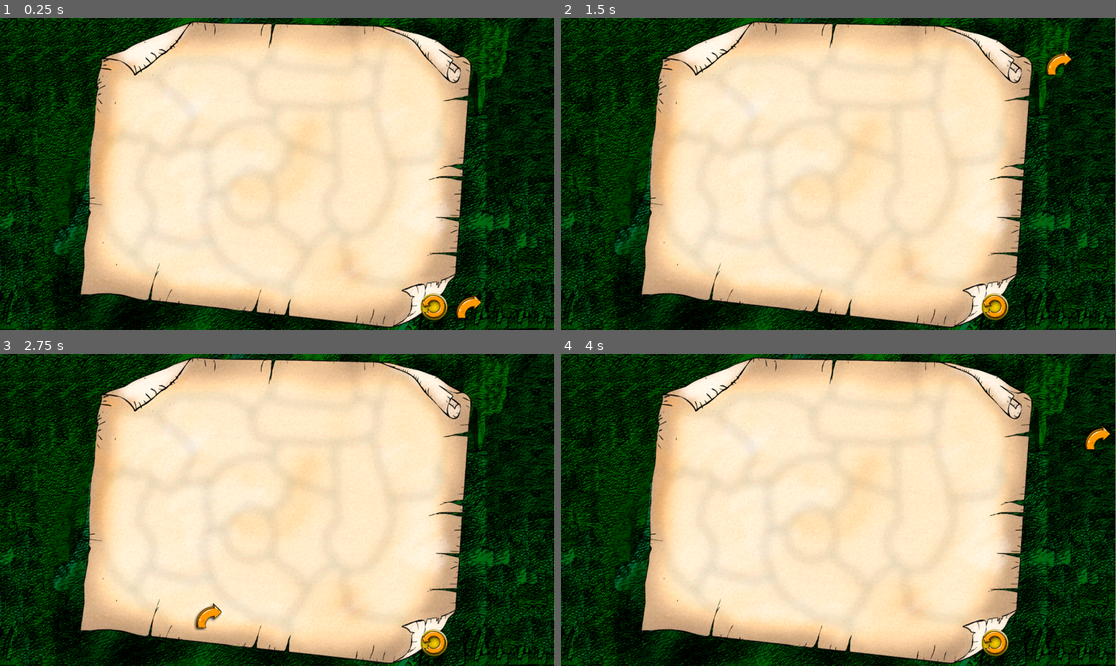
Above: before the commit, frames 1-4 (two rows, left to right).
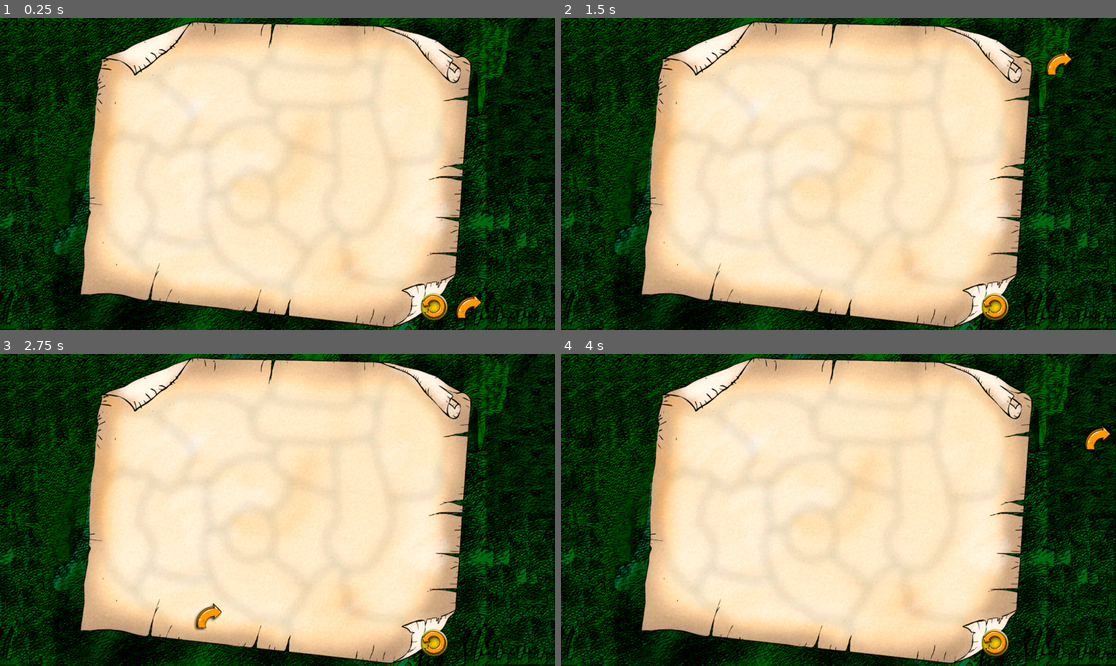
Above: after the commit, the same moments.

Repository: vexwith/WypalanieMapy
Game: Godot game, scene res://game_manager.tscn
The game is run twice, just before and just after one commit, with the same random seed, the same clock (stepped at 60 frames per second) and the same inputs.
Inputs (mouse positions are in pixels of both pictures, inside the frame that each line leads up to):
- Up to frame 1 (0.25 s): no input
- Up to frame 2 (1.5 s): click (993, 308) at 0.5 s; click (1027, 308) at 1.25 s
- Up to frame 3 (2.75 s): click (499, 400) at 2 s
- Up to frame 4 (4 s): click (766, 616) at 2.75 s; tap Enter at 3.5 s; move the mouse to (871, 382) at 3.52 s; press the mouse at (871, 382) at 3.53 s

The runs differ from the first frame. In frame 1, 0.1% of the frame differs, in the area x 8-100%, y 0-100%; in frame 2, 0.1%; in frame 3, 0.1%; in frame 4, 0.1%.

Commit message:
muziczka

Diff:
--- /dev/null
+++ b/CustomPieces/kawałek_17.gd
@@ -0,0 +1,5 @@
+extends Piece
+
+
+func _ready():
+	clickable = false
--- /dev/null
+++ b/CustomPieces/kawałek_18.gd
@@ -0,0 +1,6 @@
+extends Piece
+
+
+
+func _ready():
+	clickable = false
--- a/CustomPieces/kawałek_19.gd
+++ b/CustomPieces/kawałek_19.gd
@@ -1,8 +1,11 @@
 extends Piece
 
 
+func _ready():
+	clickable = false
+
 func _input(event):
-	if cursor_entered and event.is_action_pressed("LPM"):
+	if cursor_entered and clickable and event.is_action_pressed("LPM"):
 		make_move()
 
 		#this piece swaps 18 and 20
--- /dev/null
+++ b/CustomPieces/kawałek_20.gd
@@ -0,0 +1,6 @@
+extends Piece
+
+
+
+func _ready():
+	clickable = false
--- /dev/null
+++ b/CustomPieces/kawałek_21.gd
@@ -0,0 +1,5 @@
+extends Piece
+
+
+func _ready():
+	clickable = false
--- /dev/null
+++ b/CustomPieces/kawałek_22.gd
@@ -0,0 +1,6 @@
+extends Piece
+
+
+
+func _ready():
+	clickable = false
--- /dev/null
+++ b/CustomPieces/kawałek_23.gd
@@ -0,0 +1,6 @@
+extends Piece
+
+
+
+func _ready():
+	clickable = false
--- /dev/null
+++ b/CustomPieces/kawałek_24.gd
@@ -0,0 +1,6 @@
+extends Piece
+
+
+
+func _ready():
+	clickable = false
--- a/Mapa/kawałek.gd
+++ b/Mapa/kawałek.gd
@@ -10,8 +10,10 @@
 var cursor_entered = false
 var modulation = 1.0
 
+var clickable = true #used in first map outer pieces
+
 func _input(event):
-	if cursor_entered and event.is_action_pressed("LPM"):
+	if cursor_entered and clickable and event.is_action_pressed("LPM"):
 		make_move()
 
 		SignalBus.emit_signal("piece_clicked", self)
@@ -44,6 +46,10 @@
 	else:
 		sprite.play(str(min(stage, 5)))
 
+func update_affected(): #used only for first map outer pieces to link with others
+	if not affected_pieces.is_empty():
+		for index in affected_pieces:
+			get_parent().get_child(index).affected_pieces.append(get_index())
 
 func _on_mouse_entered():
 	cursor_entered = true
--- /dev/null
+++ b/Mapa/wide_mapa.gdshader
@@ -0,0 +1,9 @@
+shader_type canvas_item;
+
+uniform vec2 direction = vec2(-1.0, 0.0);
+uniform float speed_scale = 0.1;
+
+void fragment() {
+	vec2 move = direction * TIME * speed_scale;
+	COLOR = texture(TEXTURE, UV + move);
+}
--- a/Mapa/wide_mapa.tscn
+++ b/Mapa/wide_mapa.tscn
@@ -1,7 +1,8 @@
-[gd_scene load_steps=20 format=3 uid="uid://gibjfwvaggvf"]
+[gd_scene load_steps=29 format=3 uid="uid://gibjfwvaggvf"]
 
 [ext_resource type="Texture2D" uid="uid://ci31fpo486xjh" path="res://Mapa/bkg7.png" id="1_cr8sa"]
-[ext_resource type="Texture2D" uid="uid://uwtm3gdg1suw" path="res://Mapa/mapa100.png" id="1_oqgoa"]
+[ext_resource type="Shader" path="res://Mapa/wide_mapa.gdshader" id="1_ny5fj"]
+[ext_resource type="Texture2D" uid="uid://p17t0hhrogtm" path="res://Mapa/Space Background.png" id="1_qqujy"]
 [ext_resource type="PackedScene" uid="uid://dayxcxrhwkece" path="res://Mapa/kawałek1/kawałek_1.tscn" id="2_bqjdw"]
 [ext_resource type="PackedScene" uid="uid://dhlhjgt8bmlcr" path="res://Mapa/kawałek2/kawałek_2.tscn" id="3_bcyqi"]
 [ext_resource type="PackedScene" uid="uid://due6kkr85glhn" path="res://Mapa/kawałek3/kawałek_3.tscn" id="4_wnbpo"]
@@ -19,6 +20,18 @@
 [ext_resource type="PackedScene" uid="uid://gk6qmbaocyk1" path="res://Mapa/kawałek15/kawałek_15.tscn" id="16_27fi4"]
 [ext_resource type="PackedScene" uid="uid://woqksepp4ytw" path="res://Mapa/kawałek16/kawałek_16.tscn" id="17_npd45"]
 [ext_resource type="Script" path="res://CustomPieces/kawałek_19.gd" id="19_h3e0y"]
+[ext_resource type="Script" path="res://CustomPieces/kawałek_17.gd" id="20_cnu40"]
+[ext_resource type="Script" path="res://CustomPieces/kawałek_18.gd" id="21_lm28g"]
+[ext_resource type="Script" path="res://CustomPieces/kawałek_20.gd" id="23_qmb8c"]
+[ext_resource type="Script" path="res://CustomPieces/kawałek_21.gd" id="24_640dx"]
+[ext_resource type="Script" path="res://CustomPieces/kawałek_22.gd" id="25_lkaxd"]
+[ext_resource type="Script" path="res://CustomPieces/kawałek_23.gd" id="26_khfy8"]
+[ext_resource type="Script" path="res://CustomPieces/kawałek_24.gd" id="27_6ua3g"]
+
+[sub_resource type="ShaderMaterial" id="ShaderMaterial_nwwdt"]
+shader = ExtResource("1_ny5fj")
+shader_parameter/direction = Vector2(-1, 0)
+shader_parameter/speed_scale = 0.01
 
 [node name="WideMapa" type="Control"]
 layout_mode = 3
@@ -28,18 +41,20 @@
 grow_horizontal = 2
 grow_vertical = 2
 
-[node name="TextureRect" type="TextureRect" parent="."]
+[node name="OuterVoid" type="TextureRect" parent="."]
+material = SubResource("ShaderMaterial_nwwdt")
 layout_mode = 0
-offset_right = 40.0
-offset_bottom = 40.0
-texture = ExtResource("1_oqgoa")
+offset_right = 1600.0
+offset_bottom = 1200.0
+texture = ExtResource("1_qqujy")
+stretch_mode = 1
 
 [node name="BaseMap" type="Control" parent="."]
 anchors_preset = 0
 offset_right = 40.0
 offset_bottom = 40.0
 
-[node name="TextureRect2" type="TextureRect" parent="BaseMap"]
+[node name="FirstBackground" type="TextureRect" parent="BaseMap"]
 layout_mode = 0
 offset_left = 266.0
 offset_top = 300.0
@@ -114,12 +129,14 @@
 [node name="Kawałek17" parent="BaseMap" instance=ExtResource("6_5c7sx")]
 position = Vector2(1137, 779)
 rotation = 0.346757
+script = ExtResource("20_cnu40")
 affected_pieces = [3, 4]
 
 [node name="Kawałek18" parent="BaseMap" instance=ExtResource("4_wnbpo")]
 position = Vector2(462, 734)
 rotation = 3.04605
 scale = Vector2(0.976538, -1)
+script = ExtResource("21_lm28g")
 affected_pieces = [11, 15]
 
 [node name="Kawałek19" parent="BaseMap" instance=ExtResource("7_qekhn")]
@@ -131,26 +148,31 @@
 [node name="Kawałek20" parent="BaseMap" instance=ExtResource("4_wnbpo")]
 position = Vector2(1152, 407)
 rotation = 5.45213
+script = ExtResource("23_qmb8c")
 affected_pieces = [2]
 
 [node name="Kawałek21" parent="BaseMap" instance=ExtResource("3_bcyqi")]
 position = Vector2(655, 310)
 rotation = 1.66556
+script = ExtResource("24_640dx")
 affected_pieces = [13, 1]
 
 [node name="Kawałek22" parent="BaseMap" instance=ExtResource("6_5c7sx")]
 position = Vector2(410, 483)
 rotation = -3.0348
+script = ExtResource("25_lkaxd")
 affected_pieces = [16, 15, 18]
 
 [node name="Kawałek23" parent="BaseMap" instance=ExtResource("12_lx7ix")]
 position = Vector2(1266, 720)
 rotation = 1.50202
+script = ExtResource("26_khfy8")
 affected_pieces = [17]
 
 [node name="Kawałek24" parent="BaseMap" instance=ExtResource("10_xxso4")]
 position = Vector2(401, 319)
 rotation = 2.62907
+script = ExtResource("27_6ua3g")
 affected_pieces = [21, 22]
 
 [editable path="BaseMap/Kawałek1"]
--- a/default_bus_layout.tres
+++ b/default_bus_layout.tres
@@ -1,4 +1,3 @@
 [gd_resource type="AudioBusLayout" format=3 uid="uid://djrlfs1db6paf"]
 
 [resource]
-bus/0/mute = true
--- a/game_manager.gd
+++ b/game_manager.gd
@@ -8,26 +8,52 @@
 
 @onready var wide_map = $WideMapa
 @onready var base_map = $WideMapa/BaseMap
+@onready var first_bkg = $WideMapa/BaseMap/FirstBackground
 @onready var exit = $Wyjście
 
 var first_map = true
 var MAX_PIECES = 24 #all pieces including hidden on the first map + 1
 var next_piece = 17 #index of next piece used to show hidden pieces in first map
 var plaza_version = 0
+var max_modulation = 1.0 #max modulation of first map
+
+var between_maps = true
 
 func _ready():
 	SignalBus.connect("piece_clicked", _on_piece_clicked)
 	MAX_PIECES = base_map.get_child_count()
 
 func _process(delta):
+	#bgm handler
 	if not bgm.playing:
 		if first_map:
-			match plaza_version:
-				0:
-					bgm.stream = plaza
-				1:
-					bgm.stream = plaza
-			bgm.play()
+			bgm.stream = plaza
+		bgm.play()
+	#slowing down plaza
+	if between_maps:
+		match plaza_version:
+			0:
+				bgm.pitch_scale = 1.0
+			1:
+				bgm.pitch_scale = 0.95
+			2:
+				bgm.pitch_scale = 1.05
+			3:
+				bgm.pitch_scale = 0.90
+			4:
+				bgm.pitch_scale = 0.85
+			5:
+				bgm.pitch_scale = 0.80
+			6:
+				bgm.pitch_scale = 0.70
+			7:
+				bgm.pitch_scale = 0.65
+			8:
+				bgm.pitch_scale = 0.15
+
+	#bkg handler
+	if first_bkg.modulate.a > max_modulation:
+		first_bkg.modulate.a -= 0.001
 
 func _on_piece_clicked(clicked_piece):
 	if clicked_piece.stage == 5 or clicked_piece.stage == 6:
@@ -43,20 +69,28 @@
 				#check if youre one move away from winning then show new piece
 				piece.make_move()
 				if map_completed(next_piece):
+					piece.undo_move()
 					map_uncompleted = true
 					#showing new piece
 					var new_piece = base_map.get_child(next_piece)
 					new_piece.sprite.show()
-					new_piece.stage = 1
+					new_piece.stage = 1 #starts on second stage
 					new_piece.sprite.play(str(new_piece.stage))
+					if new_piece.clickable == false:
+						new_piece.update_affected()
+						new_piece.clickable = true
 
 					next_piece += 1
 					plaza_version += 1
 
+					max_modulation -= 0.15
+
 					if next_piece == MAX_PIECES: #after getting all the closest ones change to 100 element map
 						first_map = false
-				piece.undo_move()
-	else:
+
+				else:
+					piece.undo_move()
+	elif between_maps:
 		if map_completed(base_map.get_child_count()):
 			print("nice")
 
@@ -71,18 +105,26 @@
 	return win_condition
 
 func _on_reset_button_pressed():
-	#reseting all pieces
-	for piece in base_map.get_children():
-		if piece is Area2D:
-			piece.stage = -1
-			piece.sprite.hide()
-
-	#reseting reset button
-	exit.global_position = Vector2(1570, 953)
-
-	#reseting hidden pieces progress
-	first_map = true
-	next_piece = 17
+	get_tree().reload_current_scene()
+#	#return visibility
+#	max_modulation = 1.0
+#	first_bkg.modulate.a = 1.0
+#
+#	#reseting all pieces
+#	for piece in base_map.get_children():
+#		if piece is Area2D:
+#			piece.stage = -1
+#			piece.sprite.hide()
+#
+#	#reseting reset button
+#	exit.global_position = Vector2(1570, 953)
+#
+#	#reseting hidden pieces progress
+#	first_map = true
+#	next_piece = 17
+#
+#	#reset audio to normal
+#	plaza_version = 0
 
 func _on_wyjście_button_down():
 	var x
Binary file added: Mapa/Space Background.png
Not shown, added: Mapa/Space Background.png.import
